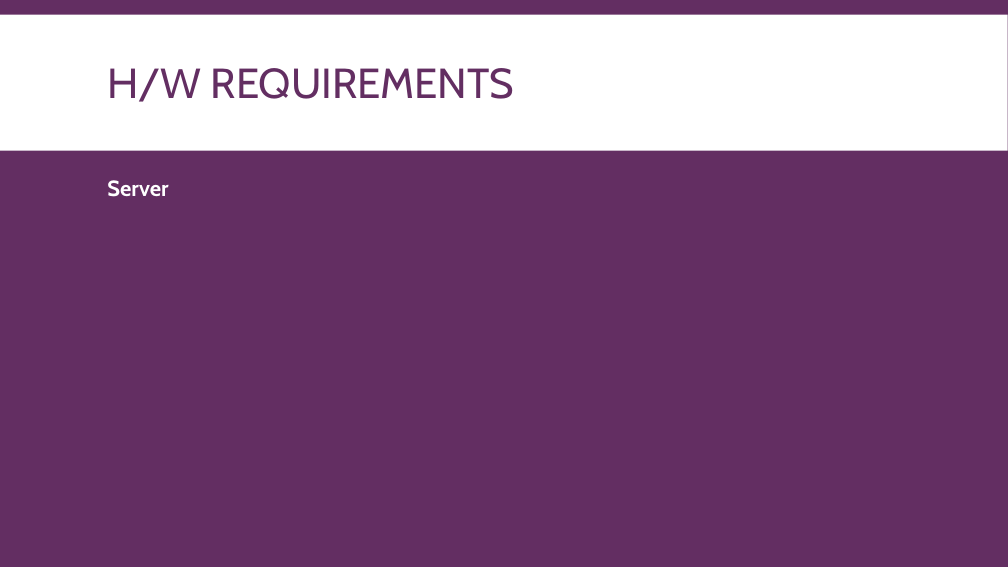
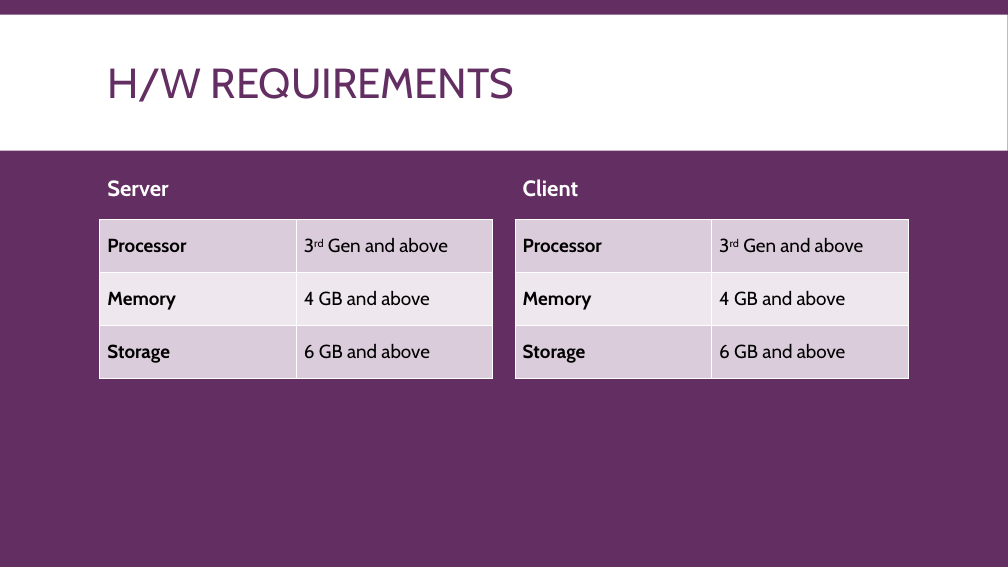
Before and after one commit to smartdev5050/Real_Estate_Site, a slide deck: slide 4 of Documentation/DocumentationPresentation.pptx. Drawn at 1008x567 pixels with LibreOffice and Linux fonts; fonts in the diff are those of the drawing. Boxes give left, top, right and bottom in pixels: in the first picture for what was removed or moved away, otherwise in the second. Text is boxed around its words. In the diff, an @@ line names an element or a change of style, - is before the commit and + after.

```diff
--- a/Documentation/DocumentationPresentation.pptx
+++ b/Documentation/DocumentationPresentation.pptx
@@ text added at [523,179,578,197], 21 pt, text #FFFFFF, bold @@
+Client
@@ table added at [100,219,493,379], 3 rows, 2 columns @@
+Processor | 3rd Gen and above
+Memory | 4 GB and above
+Storage | 6 GB and above
@@ table added at [515,219,908,379], 3 rows, 2 columns @@
+Processor | 3rd Gen and above
+Memory | 4 GB and above
+Storage | 6 GB and above
```
Also in this commit, not shown: 7 slides added, 2 other files.
